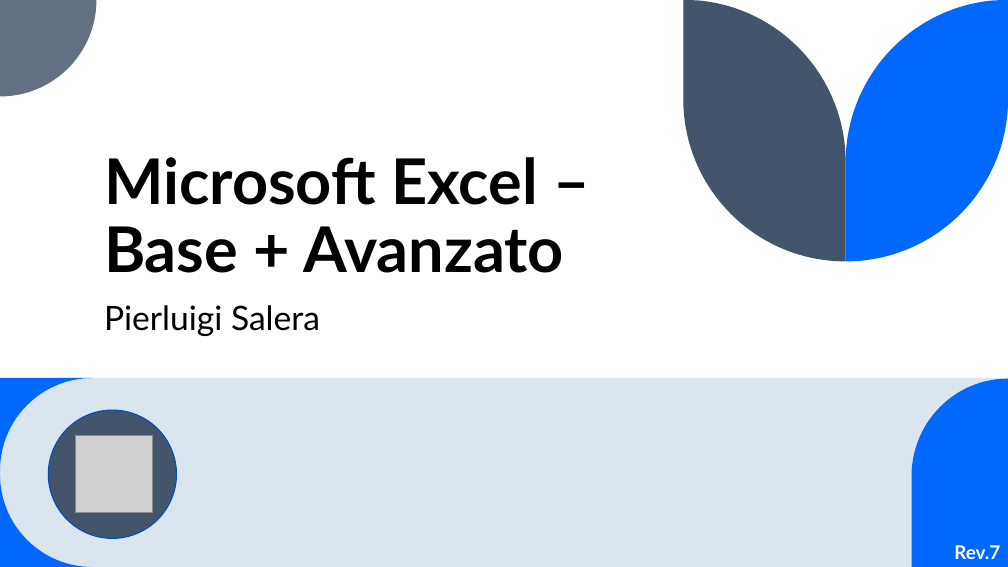
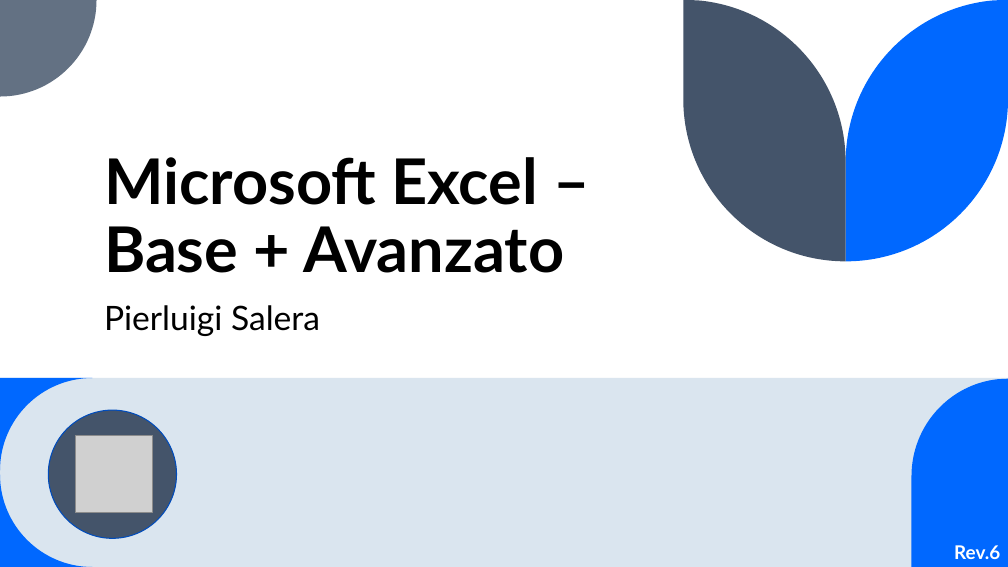
Before and after one commit to teispir/excel, a slide deck: slide 1 of ppt/Corso_Excel_Base_Avanzato_Parte1.pptx. Drawn at 1008x567 pixels with LibreOffice and Linux fonts; fonts in the diff are those of the drawing; grey boxes stand for pictures. Boxes give left, top, right and bottom in pixels: in the first picture for what was removed or moved away, otherwise in the second. Text is boxed around its words. In the diff, an @@ line names an element or a change of style, - is before the commit and + after.

```diff
--- a/ppt/Corso_Excel_Base_Avanzato_Parte1.pptx
+++ b/ppt/Corso_Excel_Base_Avanzato_Parte1.pptx
@@ text at [954,545,1000,559]: text changed @@
-Rev.7
+Rev.6
```
Also in this commit, not shown: 23 other slides changed, 2 slides removed, 49 other files.
